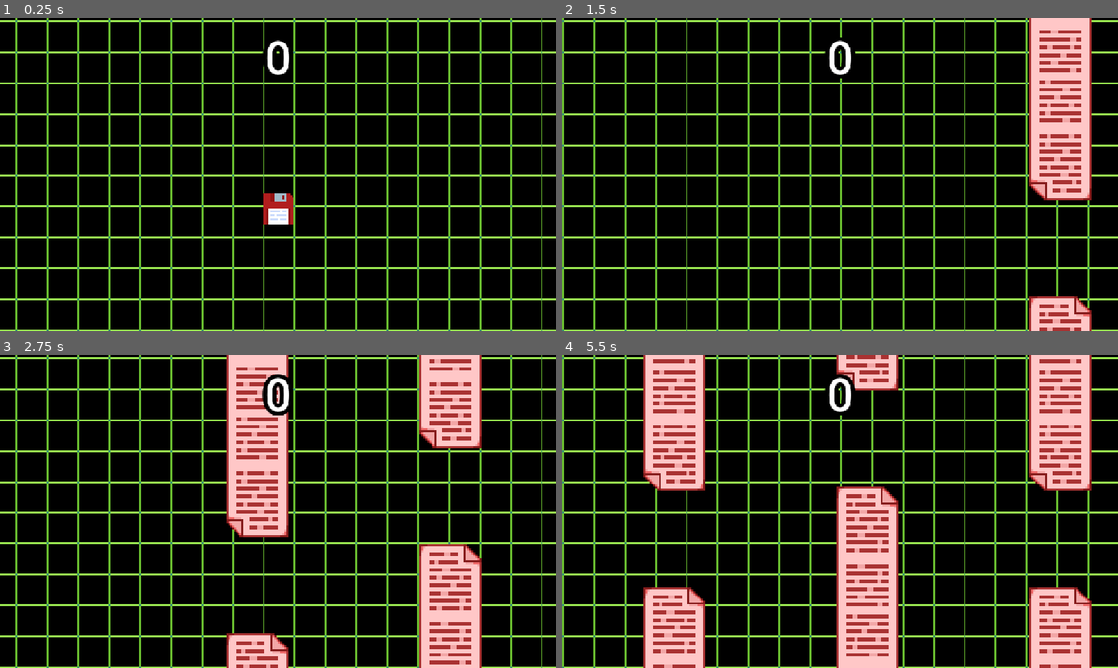
Above: before the commit, frames 1-4 (two rows, left to right).
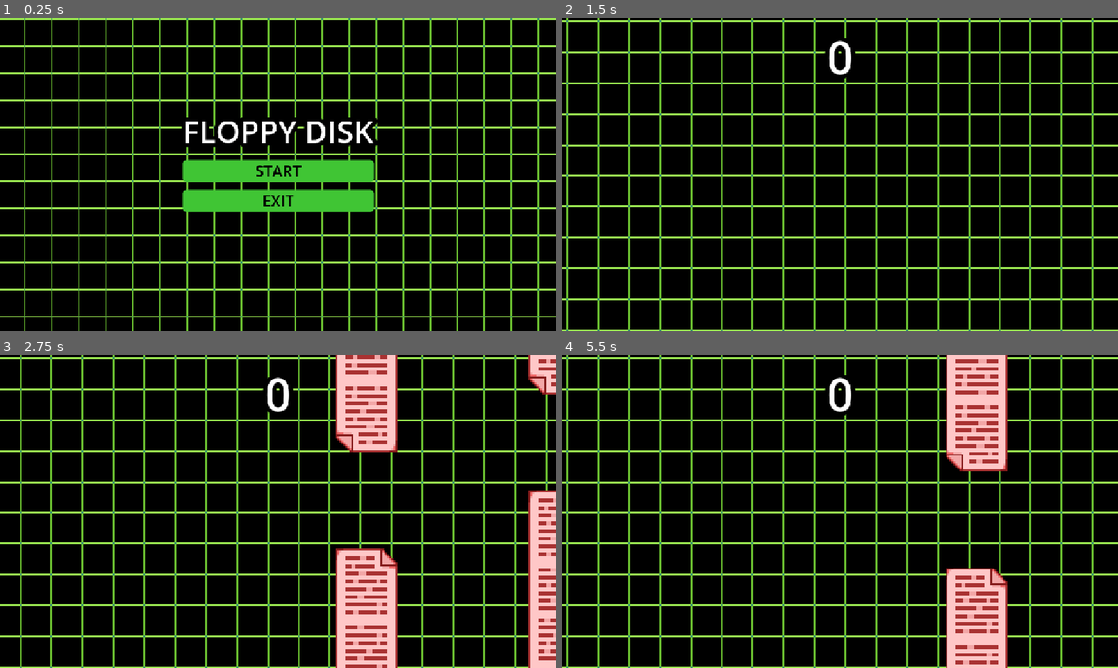
Above: after the commit, the same moments.

Repository: Oblitiel/FlappyDisk
Game: Godot game, scene res://scenes/game_controller/game_controller.tscn
Same seed, same stepped clock (60 frames per second), same inputs: the game is played once before the commit and once after it.
Inputs (mouse positions are in pixels of both pictures, inside the frame that each line leads up to):
- Up to frame 1 (0.25 s): no input
- Up to frame 2 (1.5 s): click (840, 171) at 0.5 s, where only the run after the commit has a clickable "START"
- Up to frame 3 (2.75 s): tap Space (jump) at 1.52, 1.82, 2.27, 2.57 s
- Up to frame 4 (5.5 s): click (778, 536) at 3.5 s, where only the run after the commit has a clickable "Try Again"; tap Space (jump) at 4.52, 4.82, 5.27 s

The runs differ from the first frame. In frame 1, 28% of the frame differs, in the area x 0-100%, y 0-100%; in frame 2, 19%; in frame 3, 35%; in frame 4, 39%, in the area x 0-96%, y 0-100%.

Commit message:
Start Menu

Diff:
--- /dev/null
+++ b/resources/themes/main_menu.tres
@@ -0,0 +1,47 @@
+[gd_resource type="Theme" load_steps=5 format=3 uid="uid://ceho1oxfb5nmd"]
+
+[sub_resource type="StyleBoxFlat" id="StyleBoxFlat_uqrr2"]
+draw_center = false
+border_width_left = 4
+border_width_top = 4
+border_width_right = 4
+border_width_bottom = 4
+border_color = Color(0.411083, 1, 0.302705, 1)
+corner_radius_top_left = 8
+corner_radius_top_right = 8
+corner_radius_bottom_right = 8
+corner_radius_bottom_left = 8
+
+[sub_resource type="StyleBoxFlat" id="StyleBoxFlat_lumx3"]
+bg_color = Color(0.102975, 0.411747, 0.134184, 1)
+border_color = Color(0.0665677, 0.235242, 0.0796778, 1)
+corner_radius_top_left = 8
+corner_radius_top_right = 8
+corner_radius_bottom_right = 8
+corner_radius_bottom_left = 8
+
+[sub_resource type="StyleBoxFlat" id="StyleBoxFlat_k5twr"]
+bg_color = Color(0.250316, 0.771546, 0.203106, 1)
+corner_radius_top_left = 8
+corner_radius_top_right = 8
+corner_radius_bottom_right = 8
+corner_radius_bottom_left = 8
+
+[sub_resource type="StyleBoxFlat" id="StyleBoxFlat_37fck"]
+bg_color = Color(0.0737505, 0.119835, 0.0733152, 1)
+corner_radius_top_left = 8
+corner_radius_top_right = 8
+corner_radius_bottom_right = 8
+corner_radius_bottom_left = 8
+
+[resource]
+Button/colors/font_color = Color(0, 0, 0, 1)
+Button/colors/font_focus_color = Color(0.087508, 0.221665, 0.138176, 1)
+Button/font_sizes/font_size = 32
+Button/styles/focus = SubResource("StyleBoxFlat_uqrr2")
+Button/styles/hover = SubResource("StyleBoxFlat_lumx3")
+Button/styles/normal = SubResource("StyleBoxFlat_k5twr")
+Button/styles/pressed = SubResource("StyleBoxFlat_37fck")
+Label/constants/outline_size = 32
+Label/font_sizes/font_size = 64
+VBoxContainer/constants/separation = 16
--- a/scenes/file_obstacle/file_obstacle.tscn
+++ b/scenes/file_obstacle/file_obstacle.tscn
@@ -1,7 +1,7 @@
 [gd_scene load_steps=7 format=3 uid="uid://cydqmv7ek456x"]
 
 [ext_resource type="Script" uid="uid://ckqtbvvh8qxn1" path="res://scenes/file_obstacle/file_obstacle.gd" id="1_j7vv5"]
-[ext_resource type="Texture2D" uid="uid://dky56c0cbod5y" path="res://assets/ObstacleFile.png" id="2_jve44"]
+[ext_resource type="Texture2D" uid="uid://dky56c0cbod5y" path="res://resources/textures/ObstacleFile.png" id="2_jve44"]
 [ext_resource type="Script" uid="uid://c1iv6qgypi56r" path="res://scenes/file_obstacle/score_area.gd" id="3_j7vv5"]
 
 [sub_resource type="RectangleShape2D" id="RectangleShape2D_jve44"]
--- a/scenes/flappy_disk/flappy_disk.tscn
+++ b/scenes/flappy_disk/flappy_disk.tscn
@@ -1,7 +1,7 @@
 [gd_scene load_steps=6 format=3 uid="uid://cic7i7x8bsqd4"]
 
 [ext_resource type="Script" uid="uid://n6857vhxvypy" path="res://scenes/flappy_disk/flappy_disk.gd" id="1_y1v7f"]
-[ext_resource type="Texture2D" uid="uid://b5qpj1qshjts6" path="res://assets/FlappyDisk.png" id="2_b7fpd"]
+[ext_resource type="Texture2D" uid="uid://b5qpj1qshjts6" path="res://resources/textures/FlappyDisk.png" id="2_b7fpd"]
 [ext_resource type="Script" uid="uid://cd5e1vabmu2aa" path="res://scenes/flappy_disk/movement.gd" id="4_b7fpd"]
 [ext_resource type="Script" uid="uid://b42oq4kc5plsm" path="res://scenes/flappy_disk/input_handler.gd" id="4_e1voq"]
 
--- a/scenes/game_controller/game_controller.gd
+++ b/scenes/game_controller/game_controller.gd
@@ -11,6 +11,9 @@
 
 func _init():
 	instance = self
+
+func _ready() -> void:
+	pause_game()
 
 func change_level(new_level: String, delete: bool = true, keep_running : bool = false):
 	_level_manager.change_level(new_level, delete, keep_running)
--- a/scenes/game_controller/game_controller.tscn
+++ b/scenes/game_controller/game_controller.tscn
@@ -9,6 +9,7 @@
 [ext_resource type="PackedScene" uid="uid://bb0c0pf52ia57" path="res://scenes/ui/score/score_ui.tscn" id="7_mras5"]
 [ext_resource type="PackedScene" uid="uid://c1xhvexpi512s" path="res://scenes/ui/death_menu/death_menu.tscn" id="8_3sgk5"]
 [ext_resource type="Script" uid="uid://cr2754hyh6i2u" path="res://scenes/game_controller/pause_manager.gd" id="8_mras5"]
+[ext_resource type="PackedScene" uid="uid://dehxny3j7cygs" path="res://scenes/ui/start_menu/start_menu.tscn" id="9_dv3no"]
 
 [node name="GameController" type="Node"]
 process_mode = 3
@@ -35,5 +36,7 @@
 [node name="Death Menu" parent="UiManager" instance=ExtResource("8_3sgk5")]
 visible = false
 
+[node name="Start Menu" parent="UiManager" instance=ExtResource("9_dv3no")]
+
 [node name="PauseManager" type="Node" parent="."]
 script = ExtResource("8_mras5")
--- a/scenes/levels/main_level.tscn
+++ b/scenes/levels/main_level.tscn
@@ -1,17 +1,17 @@
 [gd_scene load_steps=12 format=4 uid="uid://dmffvcp46qm84"]
 
 [ext_resource type="Script" uid="uid://betxp7lhsr7r0" path="res://nodes/level.gd" id="1_ojqrr"]
-[ext_resource type="Texture2D" uid="uid://cknf6ss8iwtxb" path="res://assets/BackGround.png" id="2_fke1l"]
-[ext_resource type="Texture2D" uid="uid://cd8ogybb0l661" path="res://assets/BgExp.png" id="2_geiq8"]
+[ext_resource type="Texture2D" uid="uid://cknf6ss8iwtxb" path="res://resources/textures/BackGround.png" id="2_fke1l"]
+[ext_resource type="Texture2D" uid="uid://cd8ogybb0l661" path="res://resources/textures/BgExp.png" id="2_geiq8"]
 [ext_resource type="Script" uid="uid://dtv45g63ywxfn" path="res://nodes/obstacle.gd" id="3_hn3as"]
 [ext_resource type="PackedScene" uid="uid://pi56h0nn43bn" path="res://scenes/obstacle_manager/obstacle_manager.tscn" id="4_hn3as"]
 
-[sub_resource type="TileSetAtlasSource" id="TileSetAtlasSource_hn3as"]
+[sub_resource type="TileSetAtlasSource" id="TileSetAtlasSource_geiq8"]
 texture = ExtResource("2_fke1l")
 0:0/0 = 0
 
 [sub_resource type="TileSet" id="TileSet_geiq8"]
-sources/0 = SubResource("TileSetAtlasSource_hn3as")
+sources/0 = SubResource("TileSetAtlasSource_geiq8")
 
 [sub_resource type="WorldBoundaryShape2D" id="WorldBoundaryShape2D_ufxs0"]
 
--- a/scenes/ui/death_menu/death_menu.gd
+++ b/scenes/ui/death_menu/death_menu.gd
@@ -19,7 +19,7 @@
 func show_death_menu() -> void:
 	show()
 	update_message()
-	$VBoxContainer/HBoxContainer/Reset.grab_focus()
+	#$VBoxContainer/HBoxContainer/Reset.grab_focus()
 
 func hide_death_menu() -> void:
 	hide()
--- a/scenes/ui/death_menu/death_menu.tscn
+++ b/scenes/ui/death_menu/death_menu.tscn
@@ -1,39 +1,7 @@
-[gd_scene load_steps=8 format=3 uid="uid://c1xhvexpi512s"]
+[gd_scene load_steps=4 format=3 uid="uid://c1xhvexpi512s"]
 
+[ext_resource type="Theme" uid="uid://ceho1oxfb5nmd" path="res://resources/themes/main_menu.tres" id="1_lumx3"]
 [ext_resource type="Script" uid="uid://bindnygi8rhg" path="res://scenes/ui/death_menu/death_menu.gd" id="1_uqrr2"]
-
-[sub_resource type="StyleBoxFlat" id="StyleBoxFlat_uqrr2"]
-bg_color = Color(0.6, 0.6, 0.6, 0)
-
-[sub_resource type="StyleBoxFlat" id="StyleBoxFlat_lumx3"]
-bg_color = Color(0.102975, 0.411747, 0.134184, 1)
-border_color = Color(0.0665677, 0.235242, 0.0796778, 1)
-corner_radius_top_left = 8
-corner_radius_top_right = 8
-corner_radius_bottom_right = 8
-corner_radius_bottom_left = 8
-
-[sub_resource type="StyleBoxFlat" id="StyleBoxFlat_k5twr"]
-bg_color = Color(0.250316, 0.771546, 0.203106, 1)
-corner_radius_top_left = 8
-corner_radius_top_right = 8
-corner_radius_bottom_right = 8
-corner_radius_bottom_left = 8
-
-[sub_resource type="StyleBoxFlat" id="StyleBoxFlat_37fck"]
-bg_color = Color(0.0737505, 0.119835, 0.0733152, 1)
-corner_radius_top_left = 8
-corner_radius_top_right = 8
-corner_radius_bottom_right = 8
-corner_radius_bottom_left = 8
-
-[sub_resource type="Theme" id="Theme_k5twr"]
-Button/colors/font_color = Color(0, 0, 0, 1)
-Button/font_sizes/font_size = 32
-Button/styles/focus = SubResource("StyleBoxFlat_uqrr2")
-Button/styles/hover = SubResource("StyleBoxFlat_lumx3")
-Button/styles/normal = SubResource("StyleBoxFlat_k5twr")
-Button/styles/pressed = SubResource("StyleBoxFlat_37fck")
 
 [sub_resource type="LabelSettings" id="LabelSettings_k5twr"]
 font_size = 64
@@ -47,7 +15,7 @@
 anchor_bottom = 1.0
 grow_horizontal = 2
 grow_vertical = 2
-theme = SubResource("Theme_k5twr")
+theme = ExtResource("1_lumx3")
 script = ExtResource("1_uqrr2")
 
 [node name="VBoxContainer" type="VBoxContainer" parent="."]
--- /dev/null
+++ b/scenes/ui/start_menu/start_menu.gd
@@ -0,0 +1,9 @@
+extends Control
+
+
+func _on_start_pressed() -> void:
+	GameController.instance.reset_game()
+	hide()
+
+func _on_exit_pressed() -> void:
+	GameController.instance.exit_game()
--- /dev/null
+++ b/scenes/ui/start_menu/start_menu.tscn
@@ -0,0 +1,99 @@
+[gd_scene load_steps=7 format=3 uid="uid://dehxny3j7cygs"]
+
+[ext_resource type="Theme" uid="uid://ceho1oxfb5nmd" path="res://resources/themes/main_menu.tres" id="1_15nje"]
+[ext_resource type="Script" uid="uid://y4h76e2e3eqp" path="res://scenes/ui/start_menu/start_menu.gd" id="2_bsebn"]
+[ext_resource type="Texture2D" uid="uid://cknf6ss8iwtxb" path="res://resources/textures/BackGround.png" id="3_kpeds"]
+
+[sub_resource type="Animation" id="Animation_kpeds"]
+resource_name = "loop_bg"
+length = 2.0
+loop_mode = 1
+tracks/0/type = "value"
+tracks/0/imported = false
+tracks/0/enabled = true
+tracks/0/path = NodePath("TextureRect:position")
+tracks/0/interp = 1
+tracks/0/loop_wrap = true
+tracks/0/keys = {
+"times": PackedFloat32Array(0, 2),
+"transitions": PackedFloat32Array(1, 1),
+"update": 0,
+"values": [Vector2(0, 0), Vector2(-56, 0)]
+}
+
+[sub_resource type="Animation" id="Animation_3074c"]
+length = 0.001
+tracks/0/type = "value"
+tracks/0/imported = false
+tracks/0/enabled = true
+tracks/0/path = NodePath("TextureRect:position")
+tracks/0/interp = 1
+tracks/0/loop_wrap = true
+tracks/0/keys = {
+"times": PackedFloat32Array(0),
+"transitions": PackedFloat32Array(1),
+"update": 0,
+"values": [Vector2(0, 0)]
+}
+
+[sub_resource type="AnimationLibrary" id="AnimationLibrary_3r5r3"]
+_data = {
+&"RESET": SubResource("Animation_3074c"),
+&"loop_bg": SubResource("Animation_kpeds")
+}
+
+[node name="Start Menu" type="Control"]
+layout_mode = 3
+anchors_preset = 15
+anchor_right = 1.0
+anchor_bottom = 1.0
+grow_horizontal = 2
+grow_vertical = 2
+theme = ExtResource("1_15nje")
+script = ExtResource("2_bsebn")
+
+[node name="TextureRect" type="TextureRect" parent="."]
+layout_mode = 0
+offset_right = 380.0
+offset_bottom = 186.0
+scale = Vector2(3.5, 3.5)
+texture = ExtResource("3_kpeds")
+stretch_mode = 1
+
+[node name="VBoxContainer" type="VBoxContainer" parent="."]
+layout_mode = 1
+anchors_preset = 8
+anchor_left = 0.5
+anchor_top = 0.5
+anchor_right = 0.5
+anchor_bottom = 0.5
+offset_left = -197.5
+offset_top = -135.0
+offset_right = 197.5
+offset_bottom = 135.0
+grow_horizontal = 2
+grow_vertical = 2
+
+[node name="Label" type="Label" parent="VBoxContainer"]
+layout_mode = 2
+text = "Floppy Disk"
+horizontal_alignment = 1
+vertical_alignment = 1
+uppercase = true
+
+[node name="Start" type="Button" parent="VBoxContainer"]
+layout_mode = 2
+text = "START"
+
+[node name="Exit" type="Button" parent="VBoxContainer"]
+layout_mode = 2
+text = "EXIT"
+
+[node name="AnimationPlayer" type="AnimationPlayer" parent="."]
+libraries = {
+&"": SubResource("AnimationLibrary_3r5r3")
+}
+autoplay = "loop_bg"
+
+[connection signal="pressed" from="VBoxContainer/Start" to="." method="_on_start_pressed"]
+[connection signal="pressed" from="VBoxContainer/Exit" to="." method="_on_exit_pressed"]
Renamed: assets/BackGround.png -> resources/textures/BackGround.png
Not shown, changed: resources/textures/BackGround.png.import
Renamed: assets/Bg.aseprite -> resources/textures/Bg.aseprite
Renamed: assets/BgExp.png -> resources/textures/BgExp.png
Not shown, changed: resources/textures/BgExp.png.import
Renamed: assets/FlappyDisk.png -> resources/textures/FlappyDisk.png
Not shown, changed: resources/textures/FlappyDisk.png.import
Renamed: assets/ObstacleFile.png -> resources/textures/ObstacleFile.png
Not shown, changed: resources/textures/ObstacleFile.png.import
Renamed: assets/ObstaclePC.png -> resources/textures/ObstaclePC.png
Not shown, changed: resources/textures/ObstaclePC.png.import
Not shown: 1 places in scenes/game_controller/game_controller.tscn that only renumber resources
(and 1 more such lines)
